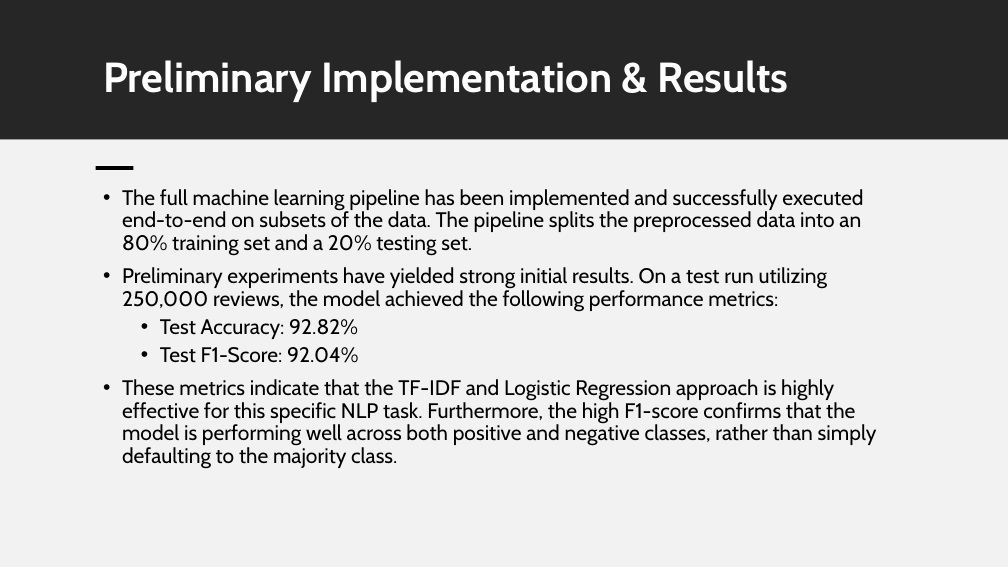
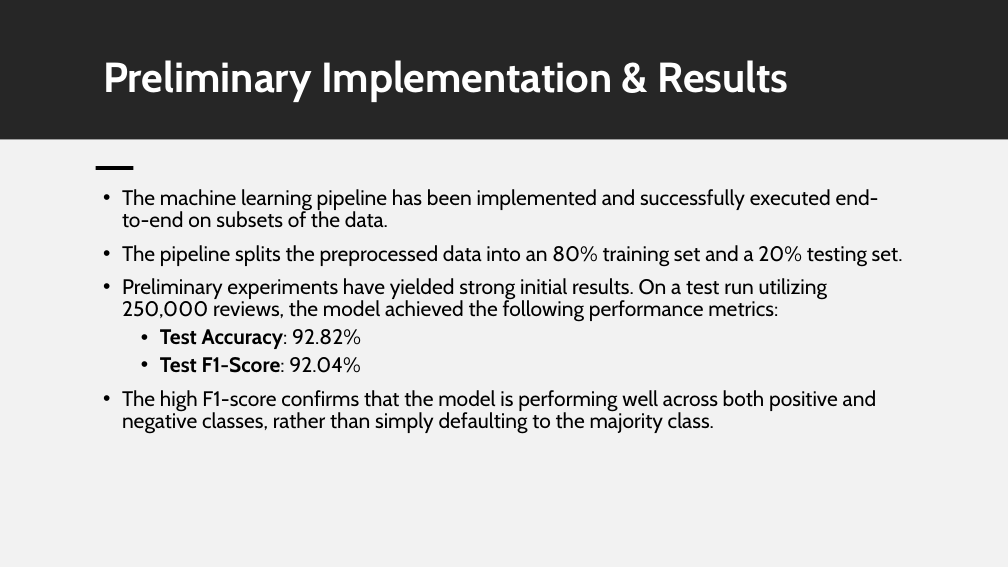
Before and after one commit to jayd2002/amazon-sentiment-spark, a slide deck: slide 6 of Checkpoint Presentation.pptx (slide 5 before the commit). Drawn at 1008x567 pixels with LibreOffice and Linux fonts; fonts in the diff are those of the drawing. Boxes give left, top, right and bottom in pixels: in the first picture for what was removed or moved away, otherwise in the second. Text is boxed around its words. In the diff, an @@ line names an element or a change of style, - is before the commit and + after.

```diff
--- a/Checkpoint Presentation.pptx
+++ b/Checkpoint Presentation.pptx
@@ text at <box>122,189,903,267</box>: text changed @@
-• The full machine learning pipeline has been implemented and successfully executed end-to-end on subsets of the data. The pipeline splits the preprocessed data into an 80% training set and a 20% testing set.
+• The machine learning pipeline has been implemented and successfully executed end-to-end on subsets of the data.
+• The pipeline splits the preprocessed data into an 80% training set and a 20% testing set.
@@ text at <box>160,329,361,373</box>: bold on in "Test Accuracy:", "Test F1-Score:" @@
@@ text at <box>122,390,876,434</box>: text changed @@
-• These metrics indicate that the TF-IDF and Logistic Regression approach is highly effective for this specific NLP task. Furthermore, the high F1-score confirms that the model is performing well across both positive and negative classes, rather than simply defaulting to the majority class.
+• The high F1-score confirms that the model is performing well across both positive and negative classes, rather than simply defaulting to the majority class.
```
Also in this commit, not shown: 3 other slides changed, 3 slides added, 3 other files.
